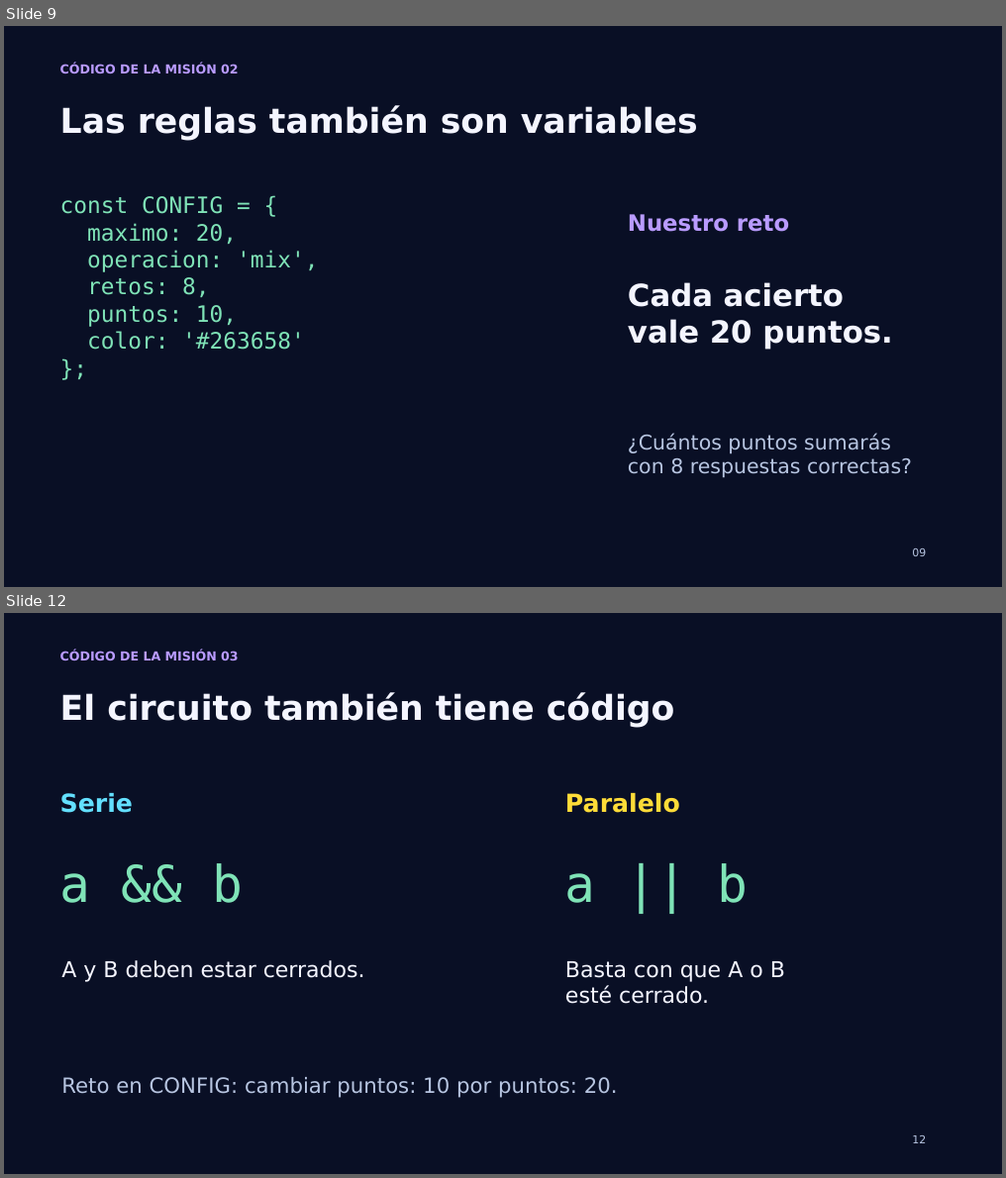
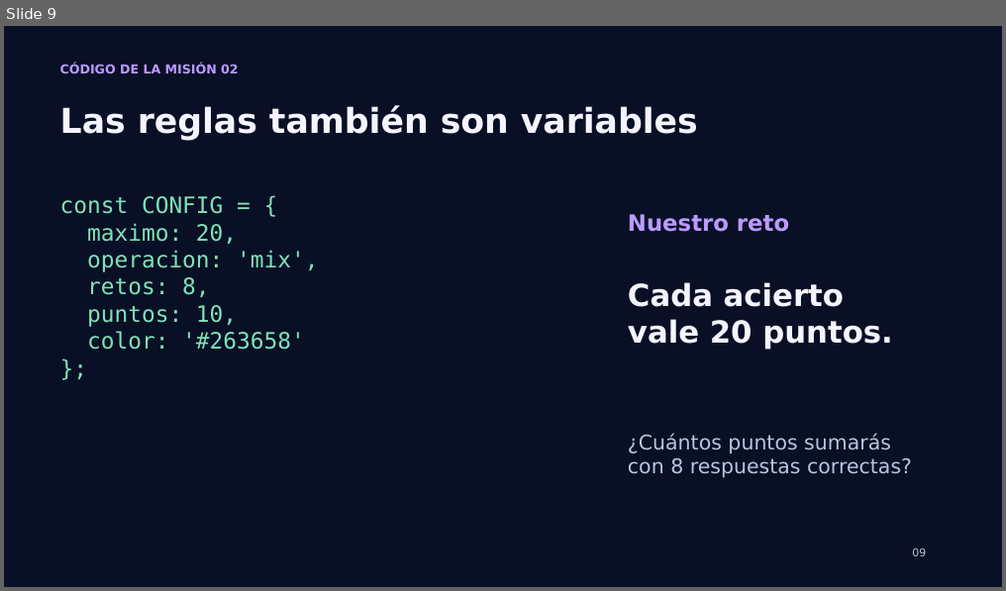
Before and after one commit to PaoloPelaezVillanueva/wie-chincha, a slide deck: Mision_WIE_Chincha_Taller.pptx. Shown one above the other, each under a label of ours: slides 9 and 12 before the commit, slide 9 after it; the slides between them are not shown. The pictures are 1006x1178 and 1006x591 pixels, drawn with LibreOffice and Linux fonts; fonts in the diff are those of the drawing. Boxes give left, top, right and bottom in pixels: in the first picture for what was removed or moved away, otherwise in the second. Text is boxed around its words. In the diff, an @@ line names an element or a change of style, - is before the commit and + after.

Commit message:
Remove circuit laboratory game and update workshop slides

```diff
--- a/Mision_WIE_Chincha_Taller.pptx
+++ b/Mision_WIE_Chincha_Taller.pptx
@@ slide 12 removed at (4, 613, 1002, 1174), background #090F25 @@
@@ text removed at (60, 650, 239, 661) @@
-CÓDIGO DE LA MISIÓN 03
@@ text removed at (60, 692, 675, 727) @@
-El circuito también tiene código
@@ text removed at (60, 793, 133, 813) @@
-Serie
@@ text removed at (565, 793, 680, 813) @@
-Paralelo
@@ text removed at (60, 863, 244, 903) @@
-a && b
@@ text removed at (565, 863, 748, 903) @@
-a || b
@@ text removed at (61, 960, 365, 982) @@
-A y B deben estar cerrados.
@@ text removed at (565, 961, 785, 1004) @@
-Basta con que A o B
-esté cerrado.
@@ text removed at (61, 1077, 618, 1098) @@
-Reto en CONFIG: cambiar puntos: 10 por puntos: 20.
@@ text removed at (912, 1136, 926, 1144) @@
-12
```
Also in this commit, not shown: 5 slides changed, 2 other slides removed, 4 other files.
